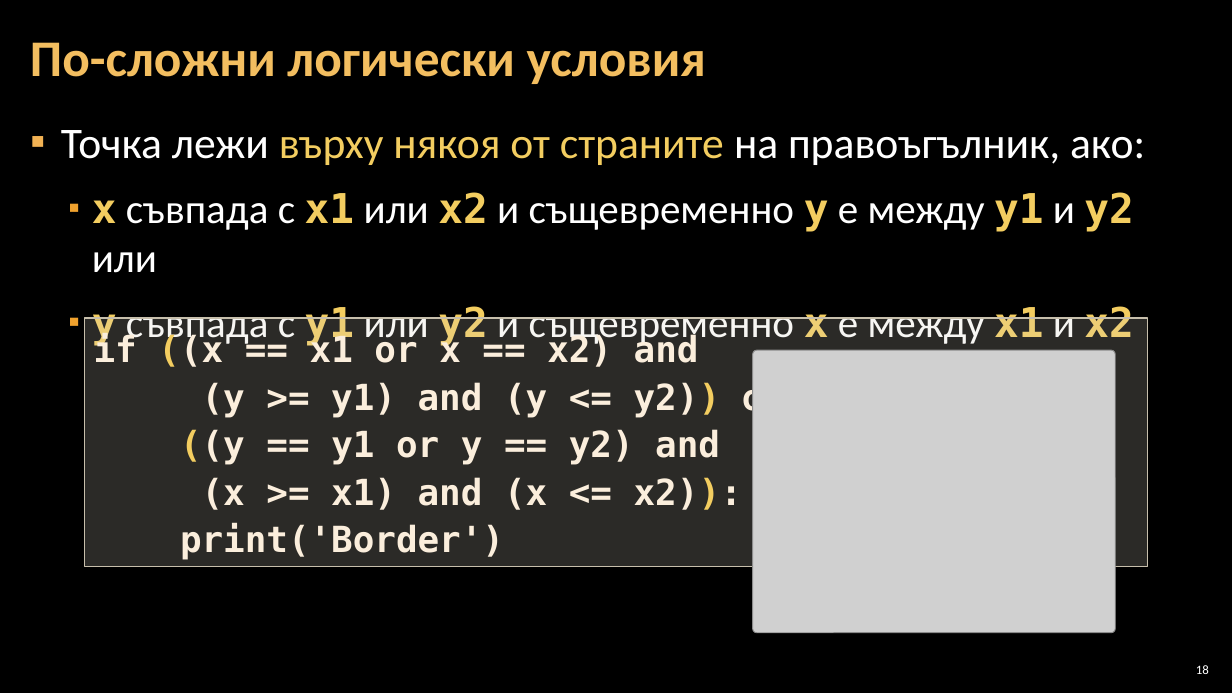
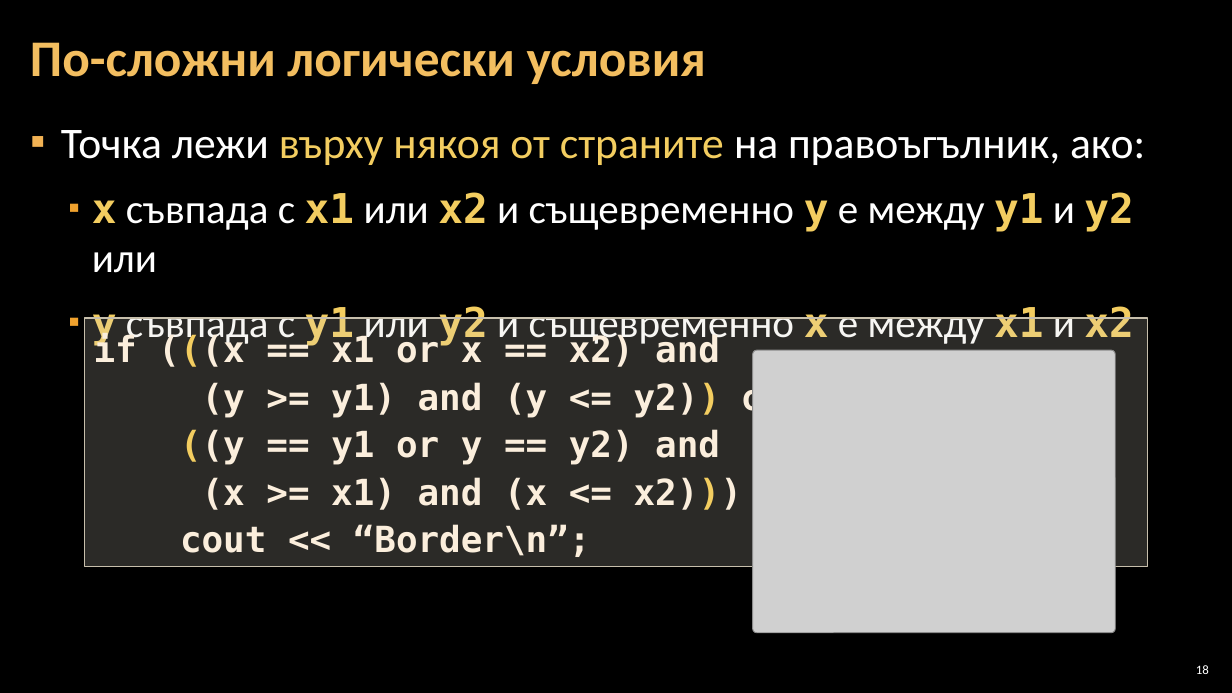
Before and after one commit to Software-University/C-plus-plus, a slide deck: slide 18 of 4. Complex-Conditions/4. Complex-Conditions.pptx. Drawn at 1232x693 pixels with LibreOffice and Linux fonts; fonts in the diff are those of the drawing; grey boxes stand for pictures; background and template pictures are left out. Boxes give left, top, right and bottom in pixels: in the first picture for what was removed or moved away, otherwise in the second. Text is boxed around its words. In the diff, an @@ line names an element or a change of style, - is before the commit and + after.

```diff
--- a/4. Complex-Conditions/4. Complex-Conditions.pptx
+++ b/4. Complex-Conditions/4. Complex-Conditions.pptx
@@ text in rectangle at box(94, 333, 720, 367): text changed @@
-if ((x == x1 or x == x2) and
+if (((x == x1 or x == x2) and
@@ text in rectangle at box(180, 477, 742, 557): text changed @@
-(x >= x1) and (x <= x2)):
-print('Border')
+(x >= x1) and (x <= x2)))
+cout << “Border\n”;
```
Also in this commit, not shown: 13 other slides changed.
